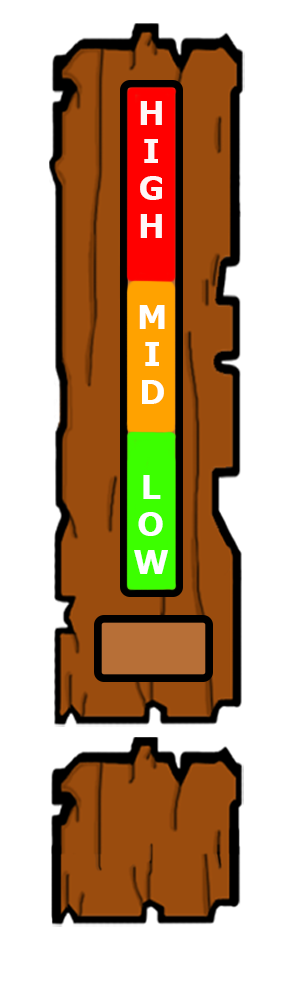
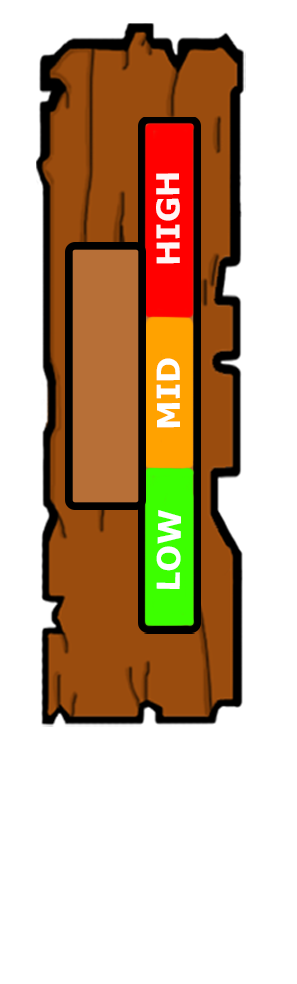
Layers edited between the first and the second 297px x 984px image:
painted on "NumberPower" over (65, 242, 213, 682)
hid "BorderButton", moved it into group "Power", painted on it over (51, 574, 244, 927)
renamed "L O W" to "LOW", painted on it over (134, 475, 181, 589)
renamed "M I D" to "MID", painted on it over (139, 305, 180, 428)
renamed "H I G H" to "HIGH", painted on it over (140, 101, 180, 264)
painted on "PowerBackBar" over (120, 80, 201, 634)
painted on "BorderPower" over (36, 23, 246, 727)
